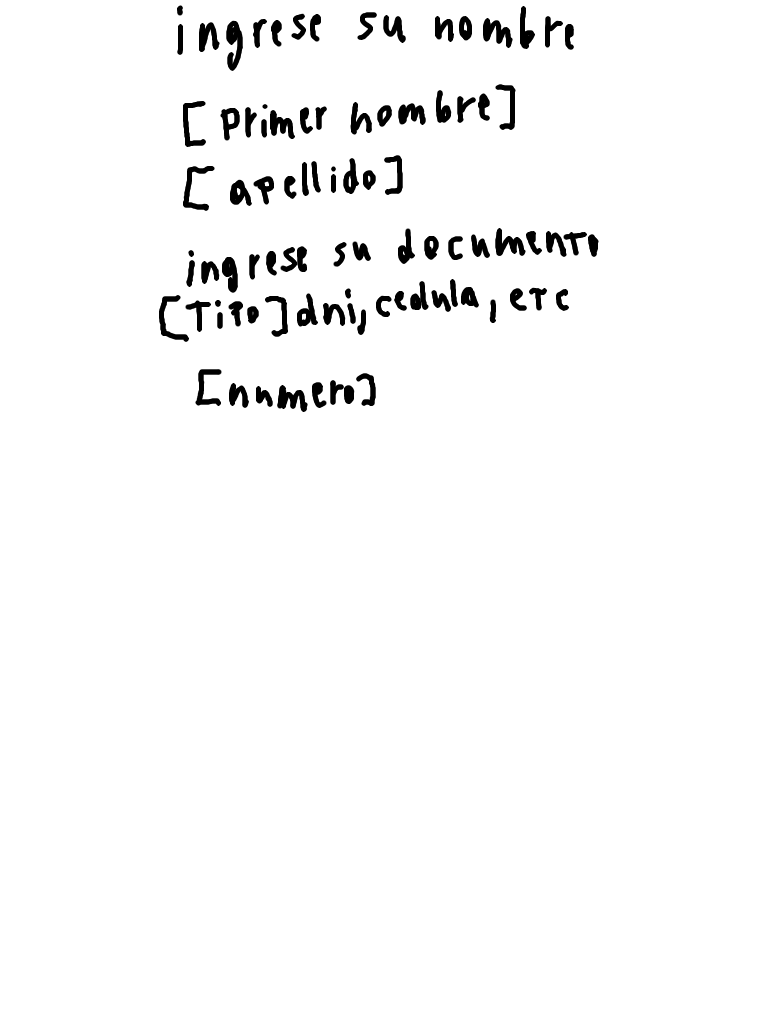
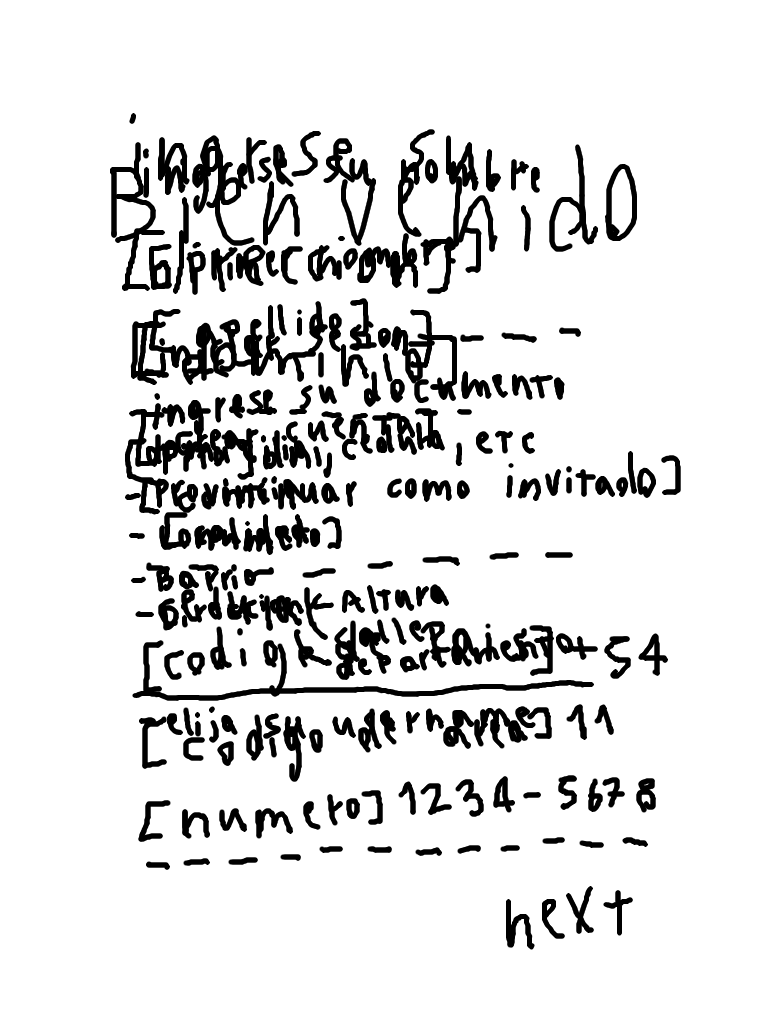
Layer changes from the first (768, 1024) image to the second:
added layer "7 #3" above "7 #4" over [122, 113, 478, 420]
added layer "7 #4" above "7 #2" over [125, 430, 594, 743]
painted on "7 #2" over [125, 5, 668, 950]
showed "7 #1" over [110, 144, 681, 515]
removed layer "7" over [110, 5, 681, 950]
